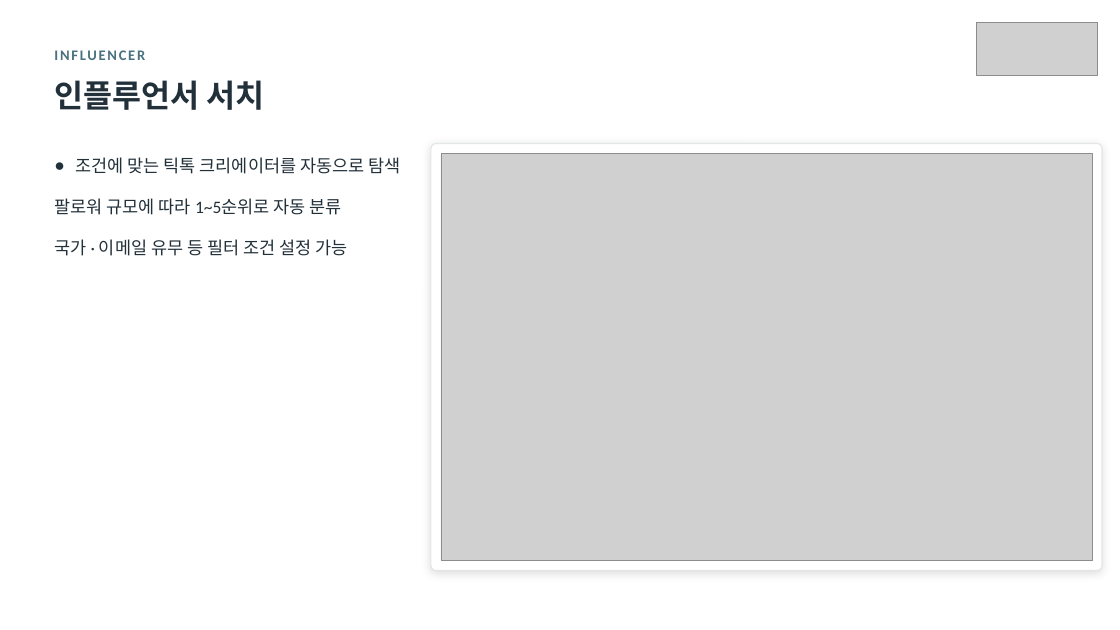
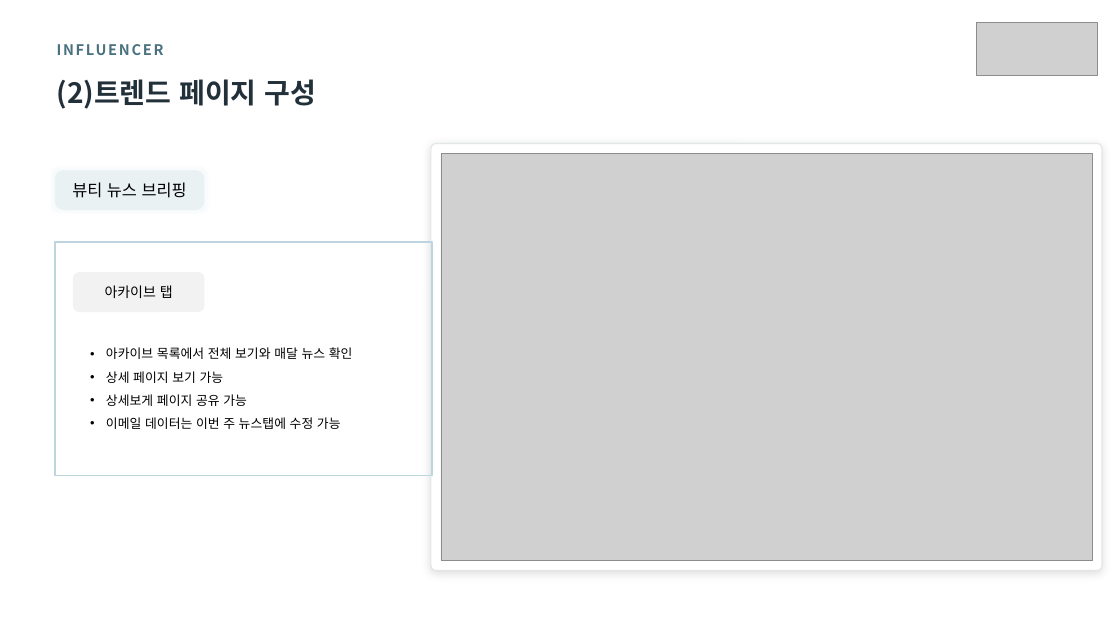
Before and after one commit to kaydeeloka/collab-net, a slide deck: slide 9 of docs/MiMuse_사용자매뉴얼.pptx. Drawn at 1120x630 pixels with LibreOffice and Linux fonts; fonts in the diff are those of the drawing; grey boxes stand for pictures. Boxes give left, top, right and bottom in pixels: in the first picture for what was removed or moved away, otherwise in the second. Text is boxed around its words. In the diff, an @@ line names an element or a change of style, - is before the commit and + after.

```diff
--- a/docs/MiMuse_사용자매뉴얼.pptx
+++ b/docs/MiMuse_사용자매뉴얼.pptx
@@ text "INFLUENCER" at (49, 33, 553, 66): font Calibri to Noto Sans CJK KR @@
@@ text removed at (54, 80, 265, 110) @@
-인플루언서 서치
@@ text added at (57, 79, 317, 109), 24 pt, text #22303A, bold @@
+(2)트렌드 페이지 구성
@@ text removed at (54, 157, 400, 256) @@
-● 조건에 맞는 틱톡 크리에이터를 자동으로 탐색
-팔로워 규모에 따라 1~5순위로 자동 분류
-국가 · 이메일 유무 등 필터 조건 설정 가능
@@ rounded rectangle added at (55, 171, 204, 210), fill #BED6DE at 25% opacity, 14 pt, text #000000 @@
+뷰티 뉴스 브리핑
@@ rectangle added at (55, 242, 432, 476), outline #BDD5DE 1.5 pt @@
@@ rounded rectangle added at (73, 272, 204, 313), fill #E7E6E6 at 50% opacity, 12 pt, text #000000 @@
+아카이브 탭
@@ text added at (106, 347, 353, 429), 11 pt, text #000000 @@
+• 아카이브 목록에서 전체 보기와 매달 뉴스 확인
+• 상세 페이지 보기 가능
+• 상세보게 페이지 공유 가능
+• 이메일 데이터는 이번 주 뉴스탭에 수정 가능
```
Also in this commit, not shown: 3 other slides changed, 1 slide added, 1 slide removed, 6 other files.
